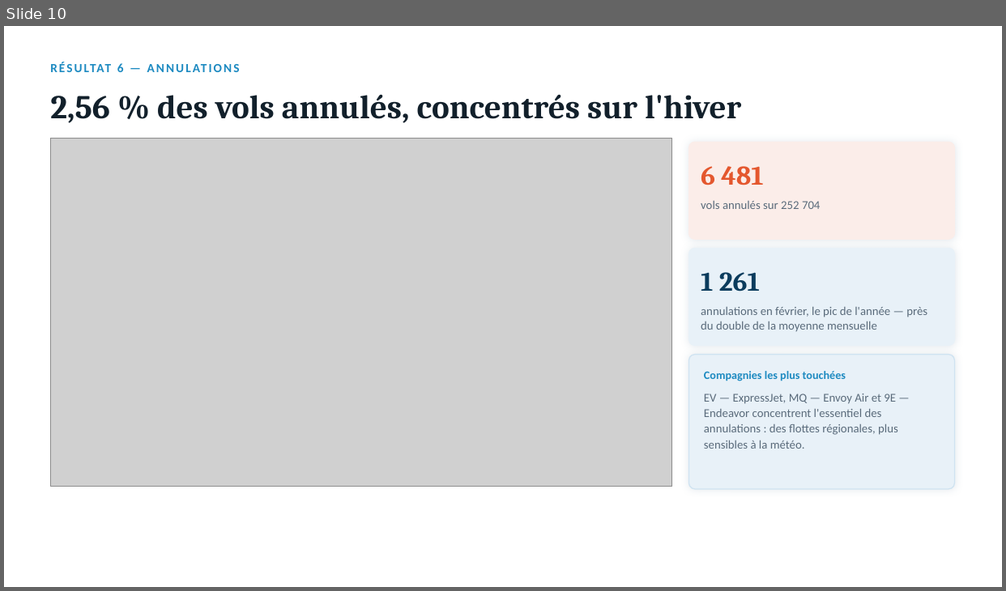
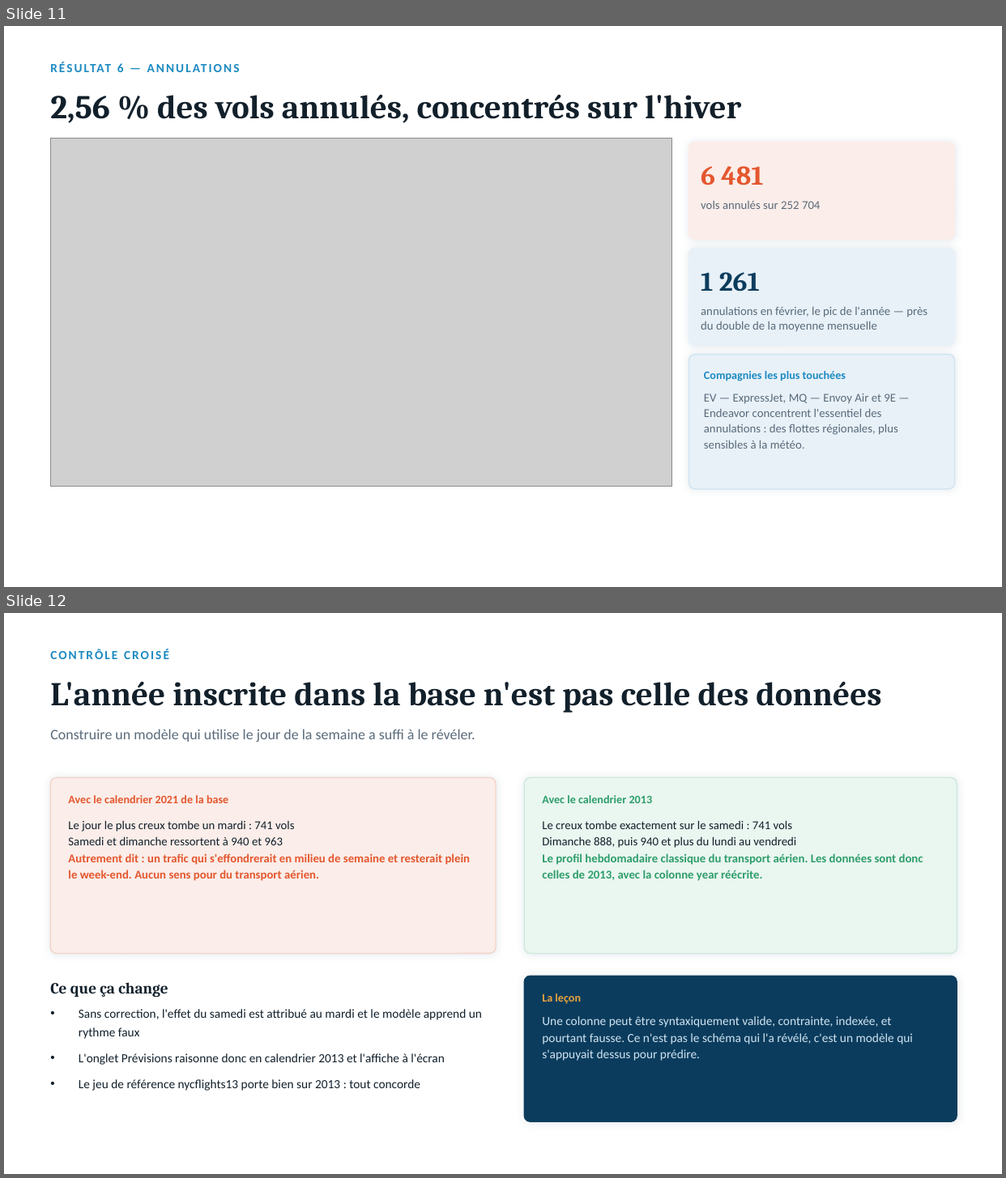
Before and after one commit to Salmabentisse/trafic-aerien-adp, a slide deck: presentation/Trafic_Aerien_ADP_presentation.pptx. Shown one above the other, each under a label of ours: slide 10 before the commit, slides 11 and 12 after it. The pictures are 1006x591 and 1006x1178 pixels, drawn with LibreOffice and Linux fonts; fonts in the diff are those of the drawing; grey boxes stand for pictures. Boxes give left, top, right and bottom in pixels: in the first picture for what was removed or moved away, otherwise in the second. Text is boxed around its words. In the diff, an @@ line names an element or a change of style, - is before the commit and + after.

```diff
--- a/presentation/Trafic_Aerien_ADP_presentation.pptx
+++ b/presentation/Trafic_Aerien_ADP_presentation.pptx
@@ slide 12 added at bbox=[4, 613, 1002, 1174], background #FFFFFF @@
@@ text added at bbox=[50, 649, 169, 659], 12 pt, text #1D8AC1, bold @@
+CONTRÔLE CROISÉ
@@ text added at bbox=[50, 681, 881, 713], 32 pt, text #12202B, bold @@
+L'année inscrite dans la base n'est pas celle des données
@@ text added at bbox=[50, 729, 475, 742], 14 pt, text #5A6B7B @@
+Construire un modèle qui utilise le jour de la semaine a suffi à le révéler.
@@ rounded rectangle added at bbox=[50, 777, 496, 954], fill #FBEDE9, outline #F3D3C9 1 pt @@
@@ rounded rectangle added at bbox=[524, 777, 957, 954], fill #EAF6F0, outline #CDE8DC 1 pt @@
@@ text added at bbox=[68, 795, 228, 803], 11 pt, text #E4572E, bold @@
+Avec le calendrier 2021 de la base
@@ text added at bbox=[542, 795, 653, 803], 11 pt, text #2E9E6B, bold @@
+Avec le calendrier 2013
@@ text added at bbox=[68, 820, 471, 881], 11.5 pt, text #E4572E, bold @@
+Le jour le plus creux tombe un mardi : 741 vols
+Samedi et dimanche ressortent à 940 et 963
+Autrement dit : un trafic qui s'effondrerait en milieu de semaine et resterait plein le week-end. Aucun sens pour du transport aérien.
@@ text added at bbox=[542, 820, 923, 881], 11.5 pt, text #2E9E6B, bold @@
+Le creux tombe exactement sur le samedi : 741 vols
+Dimanche 888, puis 940 et plus du lundi au vendredi
+Le profil hebdomadaire classique du transport aérien. Les données sont donc celles de 2013, avec la colonne year réécrite.
@@ rounded rectangle added at bbox=[524, 976, 957, 1122], fill #0B3C5D, outline #0B3C5D 1 pt @@
@@ text added at bbox=[50, 982, 168, 998], 15 pt, text #12202B, bold @@
+Ce que ça change
@@ text added at bbox=[542, 994, 581, 1004], 11 pt, text #E8A33D, bold @@
+La leçon
@@ text added at bbox=[79, 1009, 482, 1091], 12 pt, text #12202B @@
+• Sans correction, l'effet du samedi est attribué au mardi et le modèle apprend un rythme faux
+• L'onglet Prévisions raisonne donc en calendrier 2013 et l'affiche à l'écran
+• Le jeu de référence nycflights13 porte bien sur 2013 : tout concorde
@@ text added at bbox=[542, 1016, 913, 1061], 12 pt, text #CFE3F1 @@
+Une colonne peut être syntaxiquement valide, contrainte, indexée, et pourtant fausse. Ce n'est pas le schéma qui l'a révélé, c'est un modèle qui s'appuyait dessus pour prédire.
@@ what was slide 10 is now slide 11 @@
```
Also in this commit, not shown: 3 slides changed, 2 other slides added, 13 other files.
